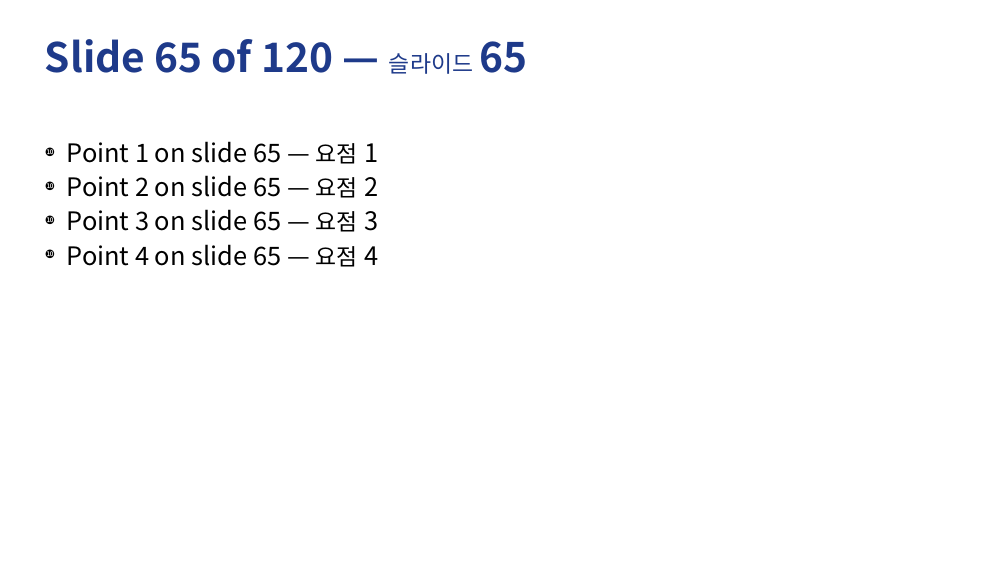
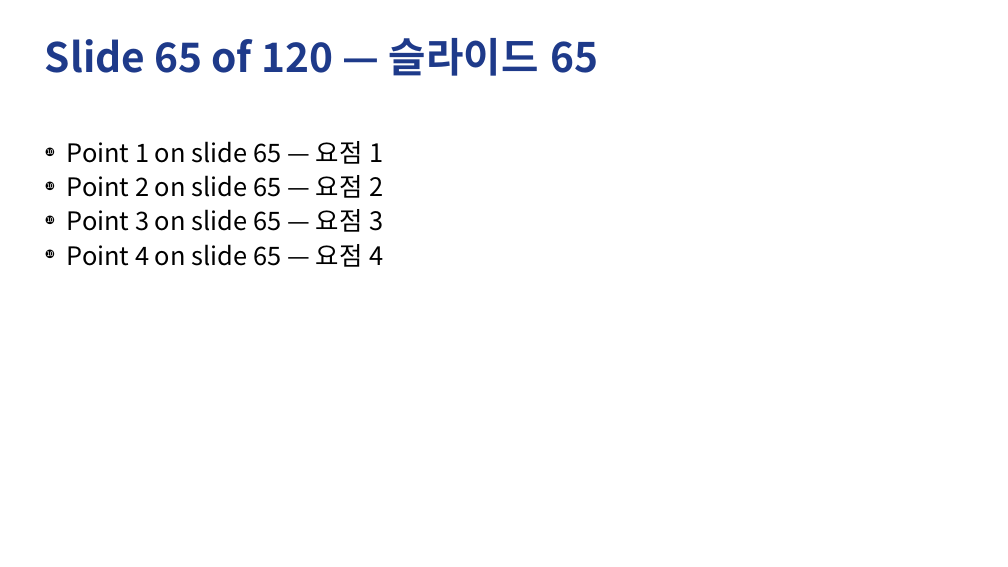
Before and after one commit to hangams84/orca-file-preview, a slide deck: slide 65 of samples/sample-large.ppt. Drawn at 1008x567 pixels with LibreOffice and Linux fonts; fonts in the diff are those of the drawing. Boxes give left, top, right and bottom in pixels: in the first picture for what was removed or moved away, otherwise in the second. Text is boxed around its words. In the diff, an @@ line names an element or a change of style, - is before the commit and + after.

```diff
--- a/samples/sample-large.ppt
+++ b/samples/sample-large.ppt
@@ text "Slide 65 of 120 — ..." at (45, 38, 598, 76): size 18 to 32 pt, bold on in "슬라이드" @@
@@ text "Point 1 on slide 65 ..." at (67, 141, 384, 267): size 18 to 20 pt in "요점", "요점", "요점", "요점" @@
```
Also in this commit, not shown: 119 other slides changed, 19 other files.
